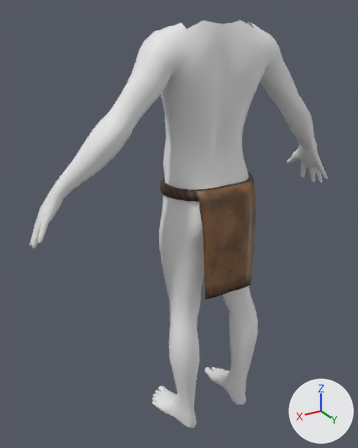
A saved change to the Blender file source/reach_hide_m_v01.blend.
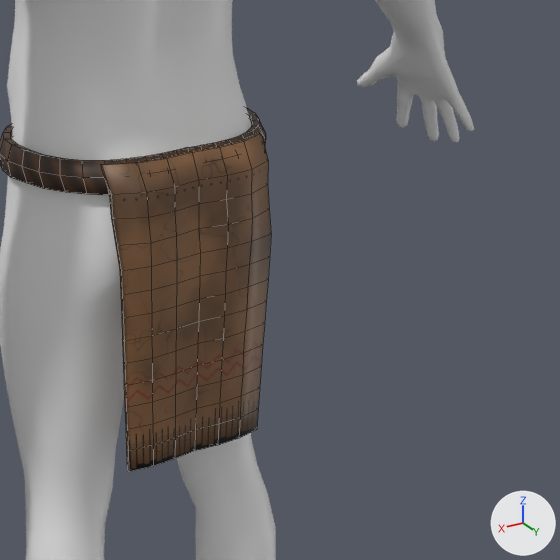
Each version appears first whole from a 50 mm camera at (90.3, 130.0, 147.5) aimed at (6.9, -9.1, 78.0), and next in a close-up on the part from 45% to 100% of the width and 30% to 74% of the height. The axes (+X, +Y, +Z) are drawn at lower right. The lights are the same throughout. The last two pictures show the newer version. The close-ups show mesh edges as thin lines.

Names of what the first close-up shows: 'ek2lc_m_reach_hide_01', 'male_body'.
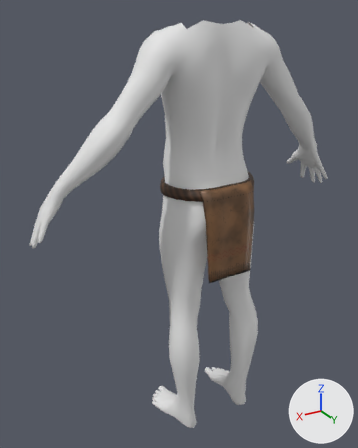
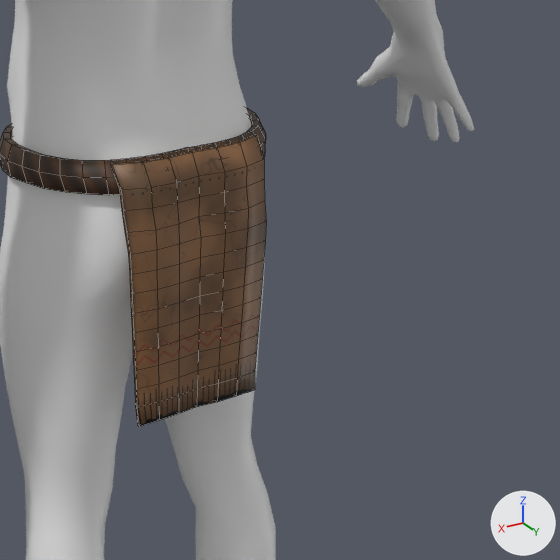
Edits to the bpy script that builds the scene:
```text
Change me_ek2lc_m_reach_hide_01shape:
    used by ob_ek2lc_m_reach_hide_01; location = (0.0, 0.0, 0.0)
    remove me_ek2lc_m_reach_hide_01shape.from_pydata(...)  # 717 vertices, 644 faces; spans x -16.8..16.8, y -16.5..13.2, z 59.3..96.7
    add me_ek2lc_m_reach_hide_01shape.from_pydata(...)  # 717 vertices, 644 faces; spans x -16.8..16.8, y -16.5..13.1, z 62.3..96.7
    me_ek2lc_m_reach_hide_01shape part 1: 194 of 717 vertices moved; they spanned x -11.0..11.0, y 7.9..13.2, z 59.3..96.3 and now span x -10.0..10.0, y 8.4..13.1, z 65.3..96.3; mean shift (0.0, 0.0, 3.0); largest move (9.5, 12.7, 59.3) -> (8.5, 13.1, 65.3)
    other edits to the shape of me_ek2lc_m_reach_hide_01shape do not show in these pictures
```

Boxes [x1, y1, x2, y2] around the edits, measured in the close-ups (560 x 560 px; the box of a moved part takes in the faces that stretch with it):
'ek2lc_m_reach_hide_01', reshaped: before [0, 108, 271, 472]; after [0, 108, 266, 427]
part 1 of me_ek2lc_m_reach_hide_01shape, moved or reshaped: before [101, 132, 271, 472]; after [110, 135, 266, 427]
